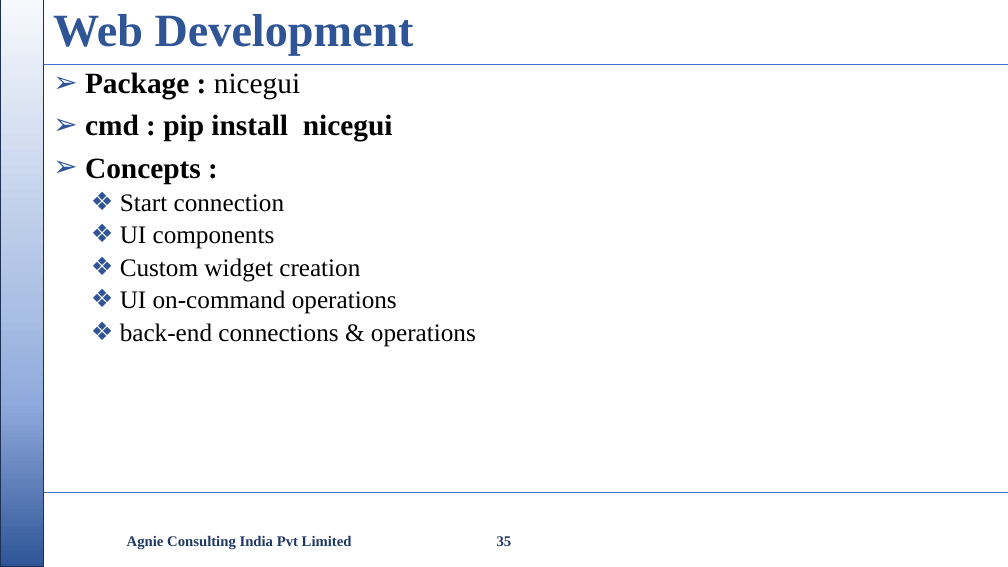
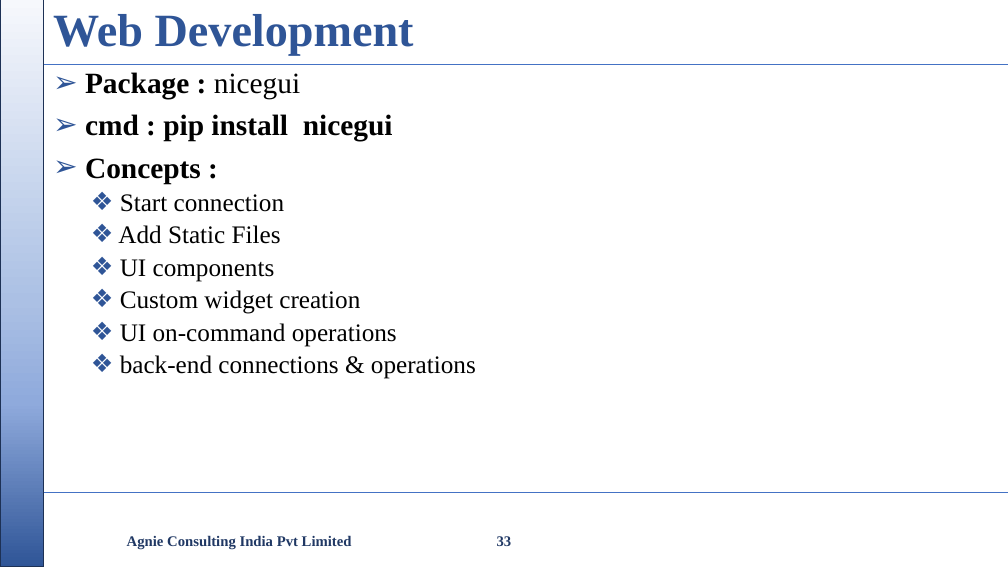
Before and after one commit to nikishdaniel1-del/Python-Cls, a slide deck: slide 33 of python class/Python Class.pptx (slide 35 before the commit). Drawn at 1008x567 pixels with LibreOffice and Linux fonts; fonts in the diff are those of the drawing; background and template pictures are left out. Boxes give left, top, right and bottom in pixels: in the first picture for what was removed or moved away, otherwise in the second. Text is boxed around its words. In the diff, an @@ line names an element or a change of style, - is before the commit and + after.

```diff
--- a/python class/Python Class.pptx
+++ b/python class/Python Class.pptx
@@ text at [118,225,281,244]: paragraph added @@
+  ❖ Add Static Files
@@ page number at [497,536,512,546]: text changed @@
-35
+33
```
Also in this commit, not shown: 2 other slides changed, 2 slides removed, 1 other file.
